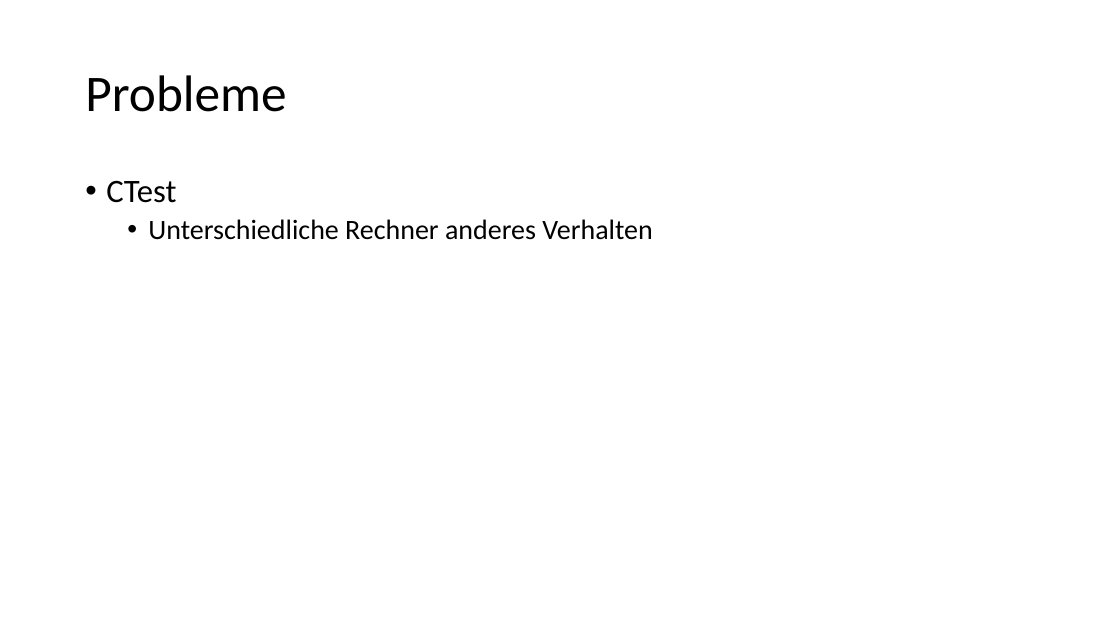
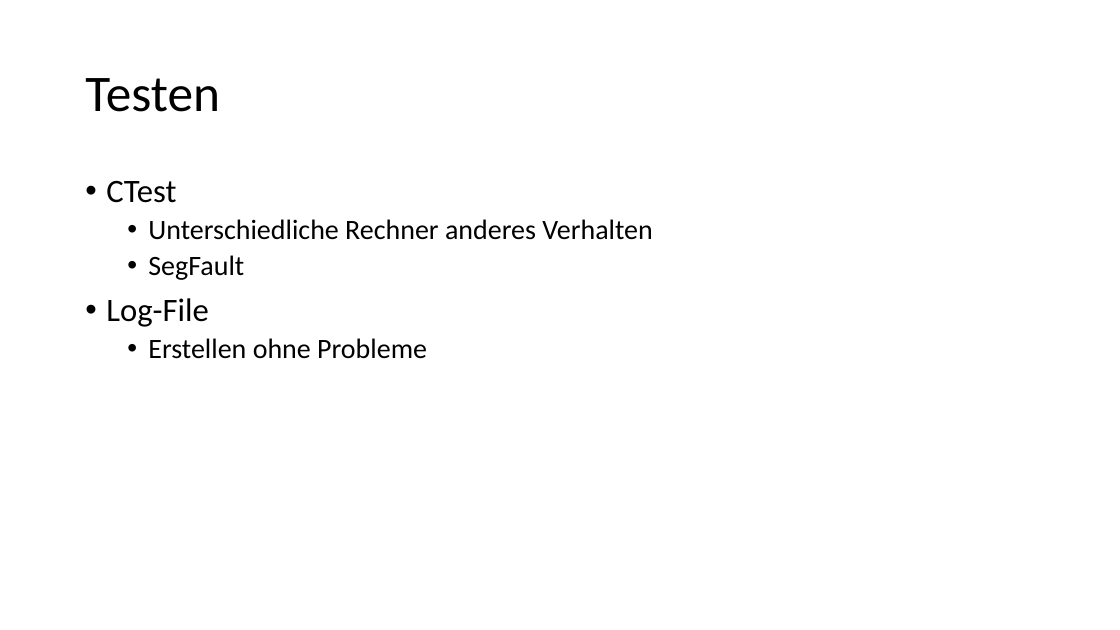
Before and after one commit to AnonyMIkus/sciascid-libpaxos-d255f8b67a32, a slide deck: slide 4 of Vortrag/2023_07_17.pptx. Drawn at 1120x630 pixels with LibreOffice and Linux fonts; fonts in the diff are those of the drawing. Boxes give left, top, right and bottom in pixels: in the first picture for what was removed or moved away, otherwise in the second. Text is boxed around its words. In the diff, an @@ line names an element or a change of style, - is before the commit and + after.

```diff
--- a/Vortrag/2023_07_17.pptx
+++ b/Vortrag/2023_07_17.pptx
@@ title at box(85, 78, 220, 112): text changed @@
-Probleme
+Testen
@@ text at box(106, 255, 427, 359): paragraphs added @@
+  • SegFault
+• Log-File
+  • Erstellen ohne Probleme
```
Also in this commit, not shown: 1 other slide changed, 1 slide added, 1 slide removed, 17 other files.
